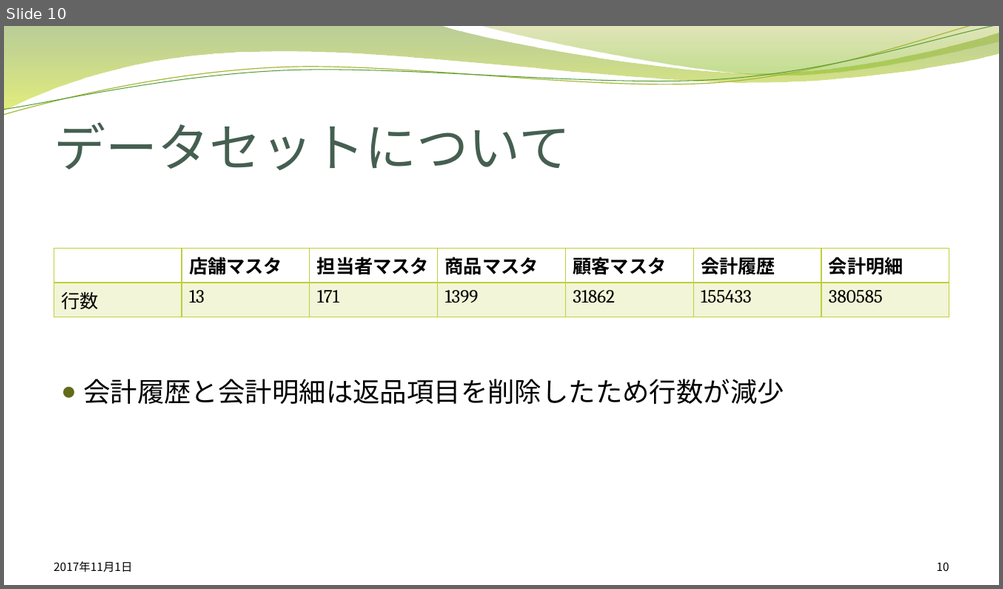
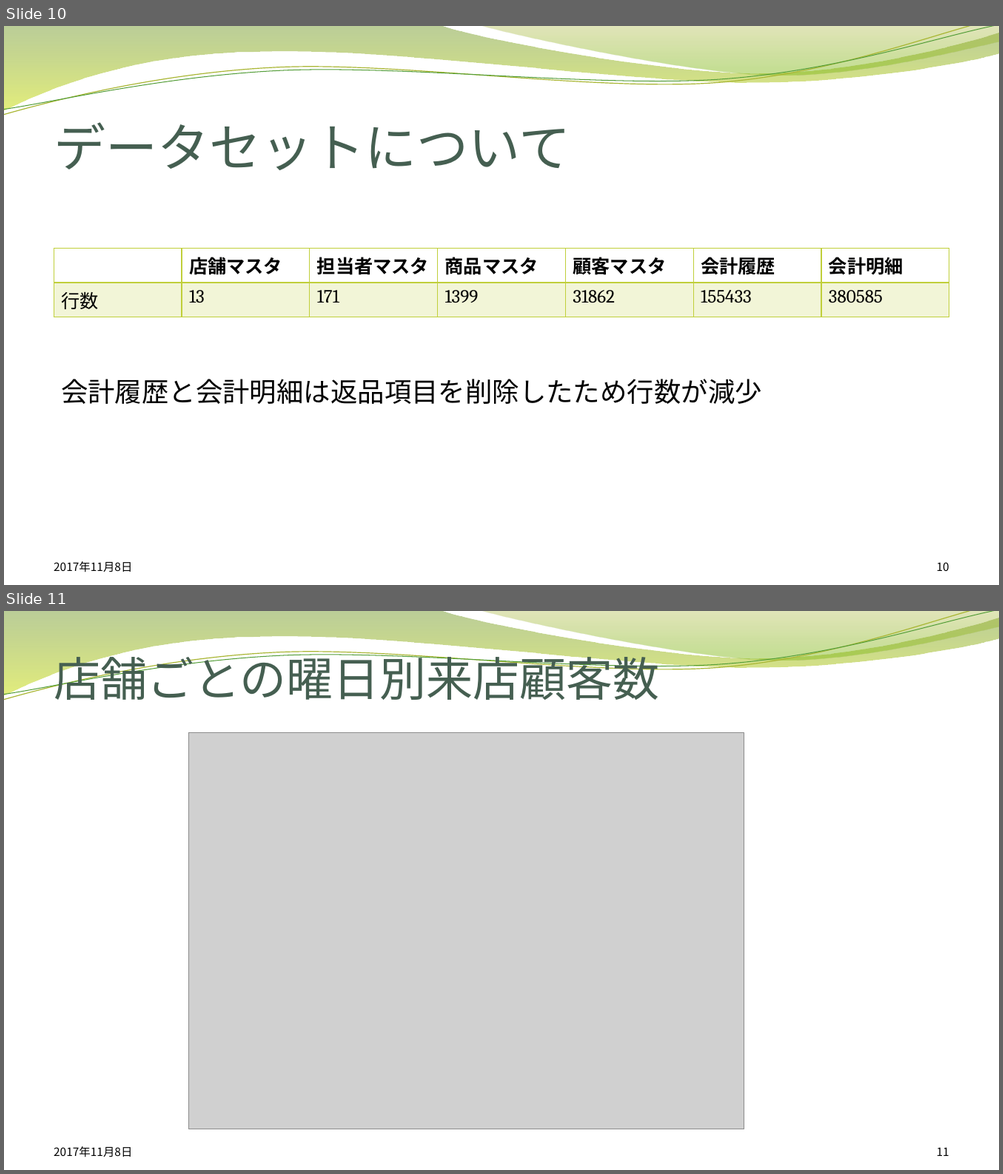
Before and after one commit to cw-NaoyaHieda/Data-analysis-Competition-2017, a slide deck: report/データ解析コンペティション中間報告.pptx. Shown one above the other, each under a label of ours: slide 10 before the commit, slides 10 and 11 after it. The pictures are 1003x589 and 1003x1174 pixels, drawn with LibreOffice and Linux fonts; fonts in the diff are those of the drawing; grey boxes stand for pictures; background and template pictures are left out. Boxes give left, top, right and bottom in pixels: in the first picture for what was removed or moved away, otherwise in the second. Text is boxed around its words. In the diff, an @@ line names an element or a change of style, - is before the commit and + after.

```diff
--- a/report/データ解析コンペティション中間報告.pptx
+++ b/report/データ解析コンペティション中間報告.pptx
@@ slide 11 added at bbox=[4, 611, 999, 1170], background picture (left out); not listed: 4 template elements that a slide beside it also shows @@
@@ title added at bbox=[54, 649, 660, 700], 45 pt, text #455F51 @@
+店舗ごとの曜日別来店顧客数
@@ picture added at bbox=[188, 733, 744, 1130] @@
@@ text added at bbox=[54, 1147, 132, 1158], 11 pt, text #000000 @@
+2017年11月8日
@@ page number added at bbox=[936, 1147, 949, 1156], 11 pt, text #000000 @@
+11
@@ slide 10 changed as well @@
@@ text "会計履歴と会計明細は返品項目を削除したため行数が減少" at bbox=[61, 379, 762, 404]: bullet ● to none @@
@@ text at bbox=[54, 562, 132, 573]: text changed @@
-2017年11月1日
+2017年11月8日
```
Also in this commit, not shown: 11 other slides changed, 2 other slides added, 1 slide removed, 1 other file.
